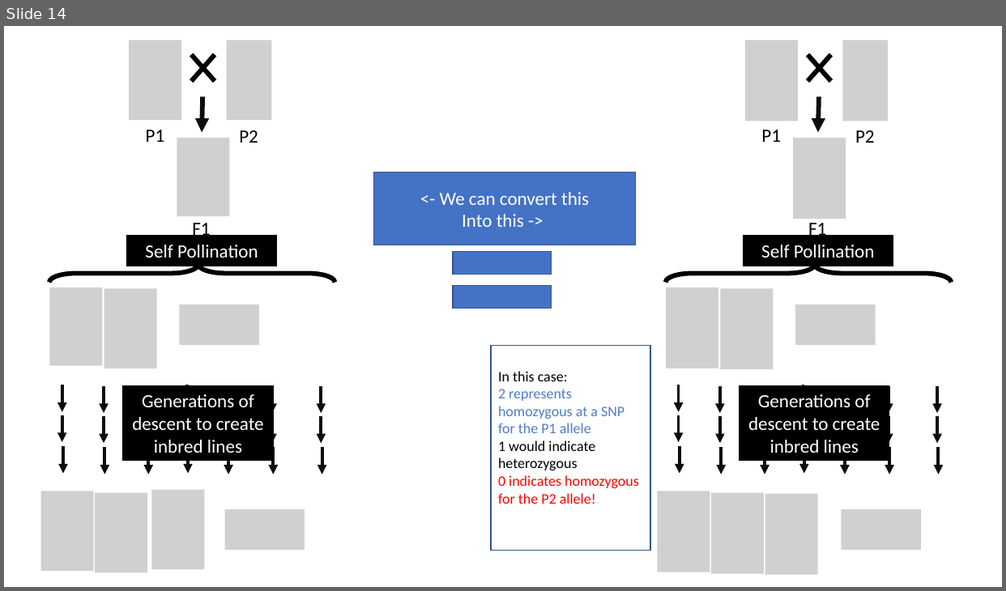
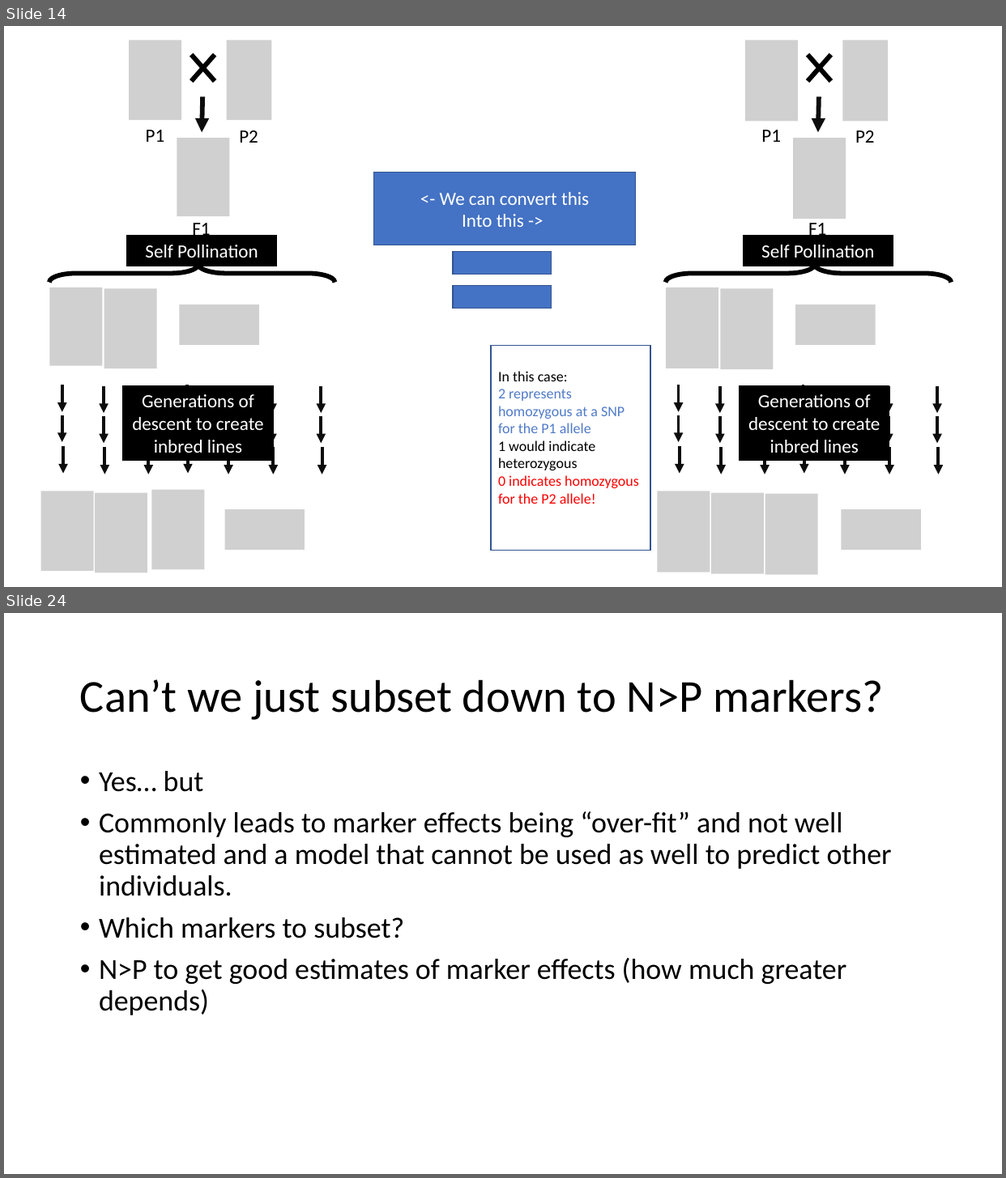
Before and after one commit to ter56/September2_2021_class, a slide deck: AdditiveModels_9_2_2021.pptx. Shown one above the other, each under a label of ours: slide 14 before the commit, slides 14 and 24 after it; the slides between them are not shown. The pictures are 1006x591 and 1006x1178 pixels, drawn with LibreOffice and Linux fonts; fonts in the diff are those of the drawing; grey boxes stand for pictures. Boxes give left, top, right and bottom in pixels: in the first picture for what was removed or moved away, otherwise in the second. Text is boxed around its words. In the diff, an @@ line names an element or a change of style, - is before the commit and + after.

```diff
--- a/AdditiveModels_9_2_2021.pptx
+++ b/AdditiveModels_9_2_2021.pptx
@@ slide 24 added at <box>4,613,1002,1174</box>, background #FFFFFF @@
@@ title added at <box>80,679,884,720</box>, 44 pt, text #000000 @@
+Can’t we just subset down to N>P markers?
@@ text added at <box>99,771,892,1016</box>, 28 pt, text #000000 @@
+• Yes… but
+• Commonly leads to marker effects being “over-fit” and not well estimated and a model that cannot be used as well to predict other individuals.
+• Which markers to subset?
+• N>P to get good estimates of marker effects (how much greater depends)
```
Also in this commit, not shown: 6 slides changed, 19 other slides added, 6 slides removed, 1 other file.
